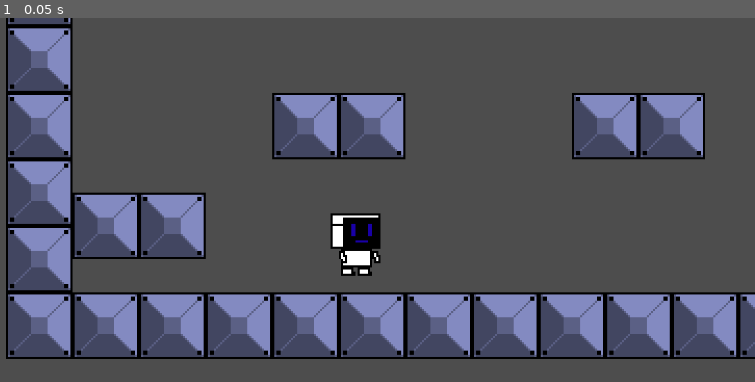
Above: before the commit, frame 1.
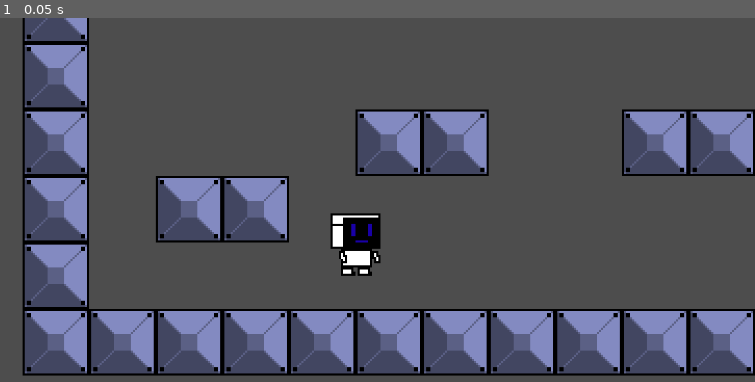
Above: after the commit, the same moment.

Repository: DanielKuhnDeAraujo/Robozin
Game: Godot game, scene res://scenes/jogo.tscn
Two runs of this game, one before a commit and one after it. Both use one fixed random seed, a clock stepped at 60 frames per second and the inputs below.
Inputs:
- Up to frame 1 (0.05 s): no input

The runs differ from the first frame. In frame 1, 28% of the frame differs, in the area x 0-100%, y 0-99%.

Commit message:
mapa certo

Diff:
--- a/scenes/jogo.tscn
+++ b/scenes/jogo.tscn
@@ -7,11 +7,10 @@
 texture = ExtResource("1_wshno")
 0:0/size_in_atlas = Vector2i(2, 2)
 0:0/0 = 0
-0:0/0/physics_layer_0/linear_velocity = Vector2(0, 0)
-0:0/0/physics_layer_0/angular_velocity = 0.0
 0:0/0/physics_layer_0/polygon_0/points = PackedVector2Array(-15.8215, -15.8215, 15.9983, -15.8215, 15.9983, 15.9983, -15.9983, 15.9983)
 
 [sub_resource type="TileSet" id="TileSet_cdeic"]
+tile_size = Vector2i(32, 32)
 physics_layer_0/collision_layer = 1
 sources/0 = SubResource("TileSetAtlasSource_75ull")
 
@@ -20,7 +19,7 @@
 [node name="tilemap" type="TileMap" parent="."]
 tile_set = SubResource("TileSet_cdeic")
 format = 2
-layer_0/tile_data = PackedInt32Array(131072, 0, 0, 131074, 0, 0, 131076, 0, 0, 131078, 0, 0, 196606, 0, 0, 196604, 0, 0, 196602, 0, 0, 196600, 0, 0, 196598, 0, 0, 65526, 0, 0, -65546, 0, 0, -196618, 0, 0, -327690, 0, 0, -458762, 0, 0, -524270, 0, 0, -393198, 0, 0, -262126, 0, 0, -131054, 0, 0, 18, 0, 0, 131090, 0, 0, 131088, 0, 0, 131086, 0, 0, 131084, 0, 0, 131082, 0, 0, 131080, 0, 0, -8, 0, 0, -6, 0, 0, -196610, 0, 0, -262144, 0, 0, -262137, 0, 0, -262135, 0, 0, -262130, 0, 0, -262128, 0, 0, -720906, 0, 0, -589834, 0, 0, -720904, 0, 0, -720903, 0, 0, -720902, 0, 0, -720901, 0, 0, -720900, 0, 0, -720899, 0, 0, -720898, 0, 0, -720897, 0, 0, -786432, 0, 0, -786431, 0, 0, -786430, 0, 0, -786429, 0, 0, -786428, 0, 0, -786427, 0, 0, -786426, 0, 0, -786425, 0, 0, -786424, 0, 0, -786423, 0, 0, -786422, 0, 0, -786421, 0, 0, -786420, 0, 0, -786419, 0, 0, -786418, 0, 0, -786417, 0, 0, -786416, 0, 0, -786415, 0, 0, -786414, 0, 0, -720878, 0, 0, -655342, 0, 0)
+layer_0/tile_data = PackedInt32Array(-327685, 0, 0, -5, 0, 0, 131067, 0, 0, -327684, 0, 0, 131068, 0, 0, -327683, 0, 0, 131069, 0, 0, -327682, 0, 0, 131070, 0, 0, -327681, 0, 0, 131071, 0, 0, -393216, 0, 0, 65536, 0, 0, -393215, 0, 0, 65537, 0, 0, -393214, 0, 0, 65538, 0, 0, -393213, 0, 0, 65539, 0, 0, -393212, 0, 0, 65540, 0, 0, -393211, 0, 0, 65541, 0, 0, -393210, 0, 0, 65542, 0, 0, -393209, 0, 0, 65543, 0, 0, -393208, 0, 0, -131064, 0, 0, 65544, 0, 0, -262149, 0, 0, -196613, 0, 0, -131077, 0, 0, -65541, 0, 0, 65531, 0, 0, -3, 0, 0, -2, 0, 0, -131072, 0, 0, -131071, 0, 0, -131068, 0, 0, -131067, 0, 0, -393207, 0, 0, -131063, 0, 0, 65545, 0, 0, -393206, 0, 0, -327670, 0, 0, -262134, 0, 0, -196598, 0, 0, -131062, 0, 0, -65526, 0, 0, 10, 0, 0, 65546, 0, 0)
 
 [node name="Protag" parent="." instance=ExtResource("3_5lef6")]
 
